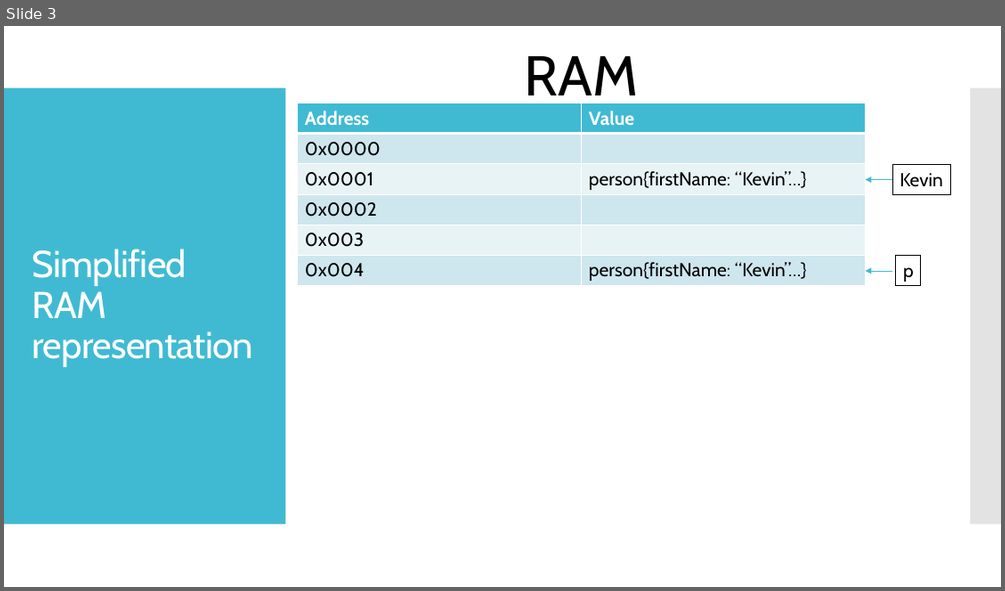
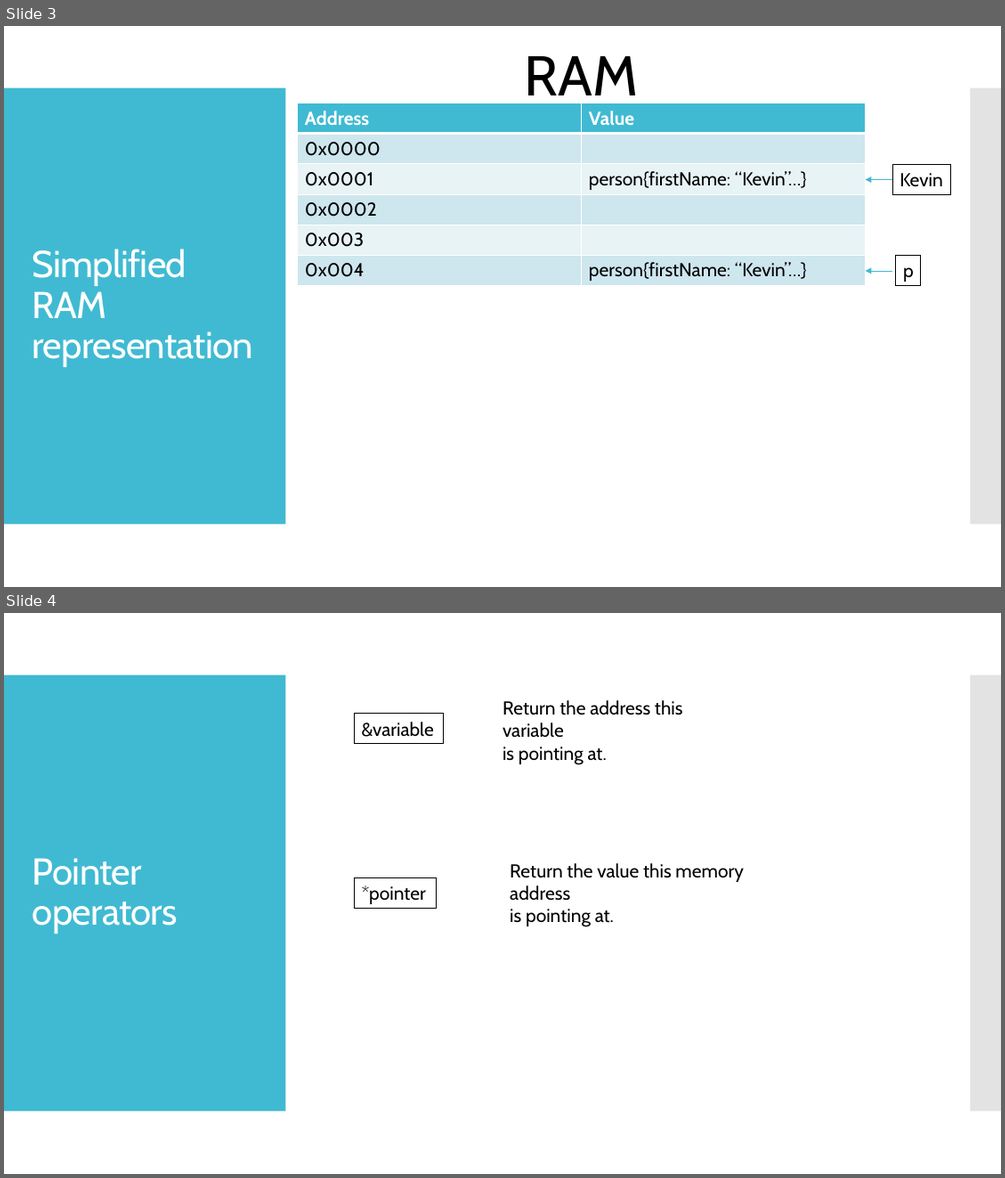
Before and after one commit to kevinlin47/Learn_Go, a slide deck: pointers/Pointers & Pass by Value.pptx. Shown one above the other, each under a label of ours: slide 3 before the commit, slides 3 and 4 after it. The pictures are 1005x591 and 1005x1178 pixels, drawn with LibreOffice and Linux fonts; fonts in the diff are those of the drawing. Boxes give left, top, right and bottom in pixels: in the first picture for what was removed or moved away, otherwise in the second. Text is boxed around its words. In the diff, an @@ line names an element or a change of style, - is before the commit and + after.

Commit message:
Create pointer operator slide

```diff
--- a/pointers/Pointers & Pass by Value.pptx
+++ b/pointers/Pointers & Pass by Value.pptx
@@ slide 4 added at (4,613,1001,1174), background #FFFFFF; not listed: 2 template elements that a slide beside it also shows @@
@@ rectangle added at (354,714,444,743), outline #000000 0.75 pt, 18 pt, text #000000 @@
+&variable
@@ text added at (502,700,683,765), 18 pt, text #000000 @@
+Return the address this variable
+is pointing at.
@@ title added at (32,858,178,933), 36 pt, text #FFFFFF @@
+Pointer operators
@@ rectangle added at (354,877,436,908), outline #000000 0.75 pt, 18 pt, text #000000 @@
+*pointer
@@ text added at (510,863,743,927), 18 pt, text #000000 @@
+Return the value this memory address
+is pointing at.
```
